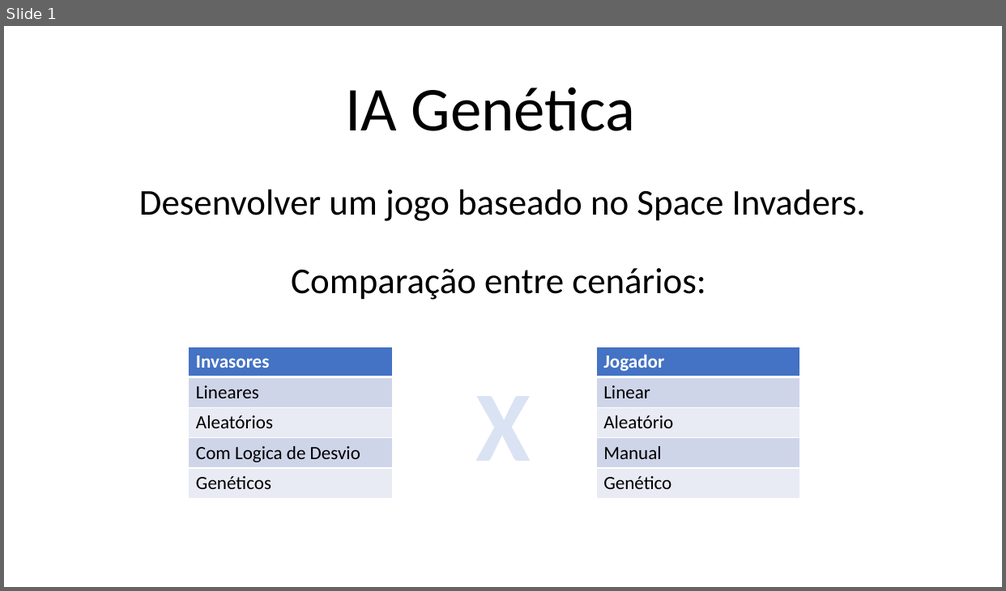
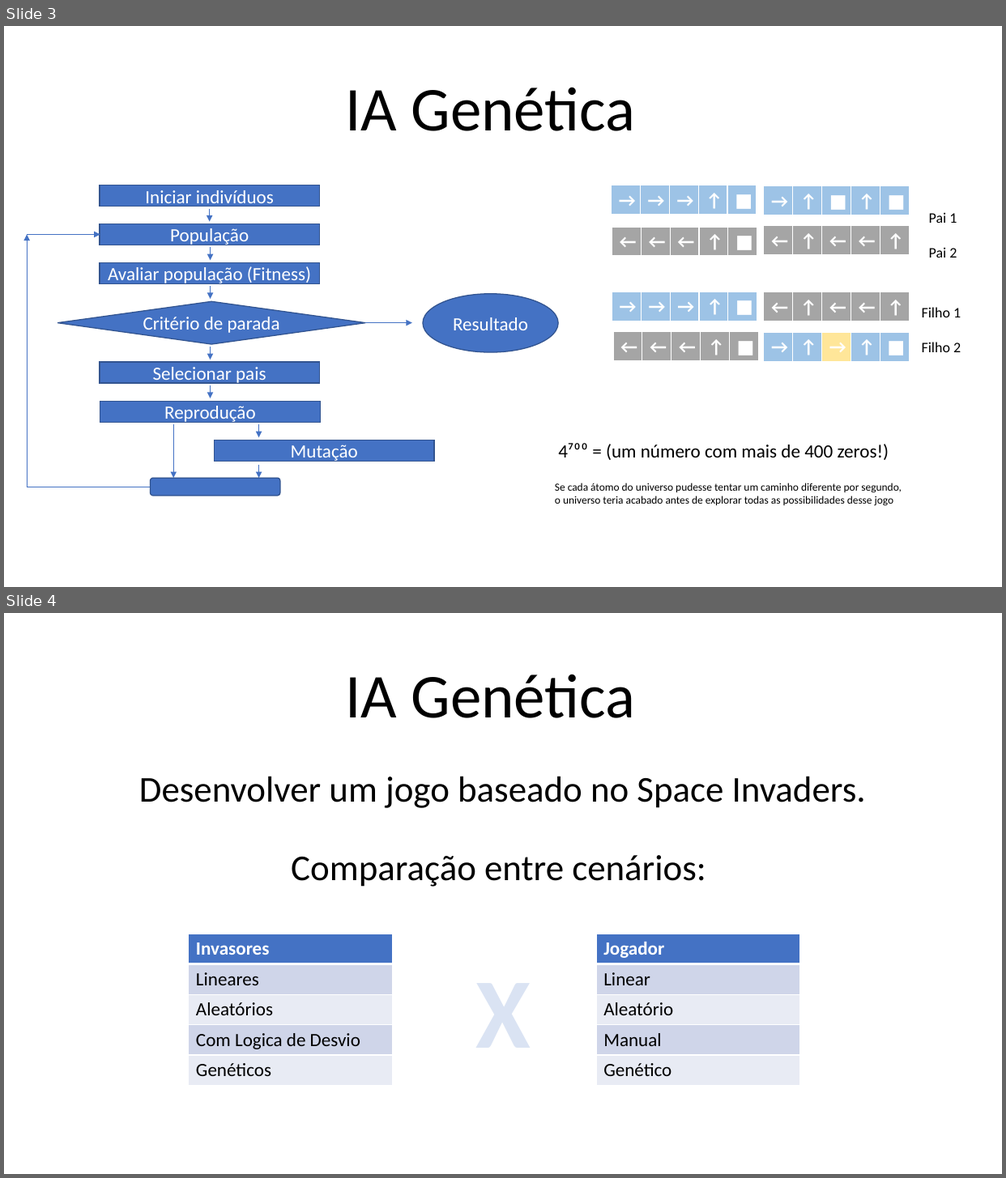
Before and after one commit to GustavoMaltaGuimaraesBrasil/TC2_IAGenetica, a slide deck: IA Genética.pptx. Shown one above the other, each under a label of ours: slide 1 before the commit, slides 3 and 4 after it. The pictures are 1006x591 and 1006x1178 pixels, drawn with LibreOffice and Linux fonts; fonts in the diff are those of the drawing. Boxes give left, top, right and bottom in pixels: in the first picture for what was removed or moved away, otherwise in the second. Text is boxed around its words. In the diff, an @@ line names an element or a change of style, - is before the commit and + after.

```diff
--- a/IA Genética.pptx
+++ b/IA Genética.pptx
@@ slide 3 added at [4, 26, 1002, 587], background #FFFFFF @@
@@ title added at [345, 87, 636, 131], 60 pt, text #000000 @@
+IA Genética
@@ table added at [612, 186, 757, 216], 1 rows, 5 columns @@
+→ | → | → | ↑ | ■
@@ table added at [764, 186, 910, 216], 1 rows, 5 columns @@
+→ | ↑ | ■ | ↑ | ■
@@ text added at [929, 212, 957, 258], 14 pt, text #000000 @@
+Pai 1
+Pai 2
@@ table added at [612, 228, 758, 258], 1 rows, 5 columns @@
+← | ← | ← | ↑ | ■
@@ table added at [764, 226, 910, 256], 1 rows, 5 columns @@
+← | ↑ | ← | ← | ↑
@@ table added at [612, 292, 758, 322], 1 rows, 5 columns @@
+→ | → | → | ↑ | ■
@@ table added at [764, 292, 910, 322], 1 rows, 5 columns @@
+← | ↑ | ← | ← | ↑
@@ group added at [27, 186, 559, 496]: 10 arrows, 6 rectangles, 1 diamond, 1 rounded rectangle, 1 elbow arrow, 1 ellipse @@
+Iniciar indivíduos
+População
+Avaliar população (Fitness)
+Selecionar pais
+Reprodução
+Mutação
+Critério de parada
+Resultado
@@ text added at [922, 307, 961, 352], 14 pt, text #000000 @@
+Filho 1
+Filho 2
@@ table added at [613, 332, 760, 362], 1 rows, 5 columns @@
+← | ← | ← | ↑ | ■
@@ table added at [764, 332, 910, 362], 1 rows, 5 columns @@
+→ | ↑ | → | ↑ | ■
@@ text added at [558, 443, 889, 460], 18 pt, text #000000 @@
+4⁷⁰⁰ = (um número com mais de 400 zeros!)
@@ text added at [555, 483, 901, 506], 10.5 pt, text #000000 @@
+Se cada átomo do universo pudesse tentar um caminho diferente por segundo, o universo teria acabado antes de explorar todas as possibilidades desse jogo
@@ what was slide 1 is now slide 4 @@
```
Also in this commit, not shown: 2 slides changed, 5 other slides added, 1 slide removed, 1 other file.
